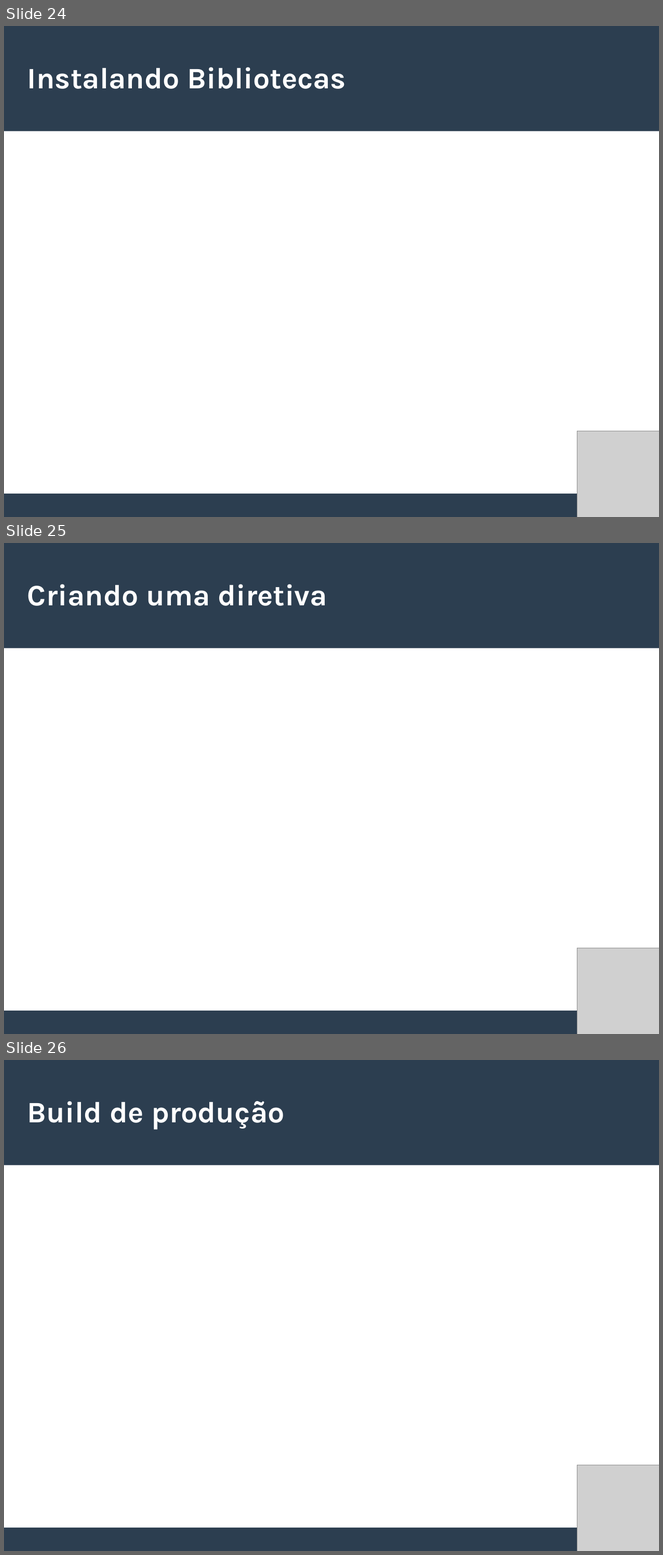
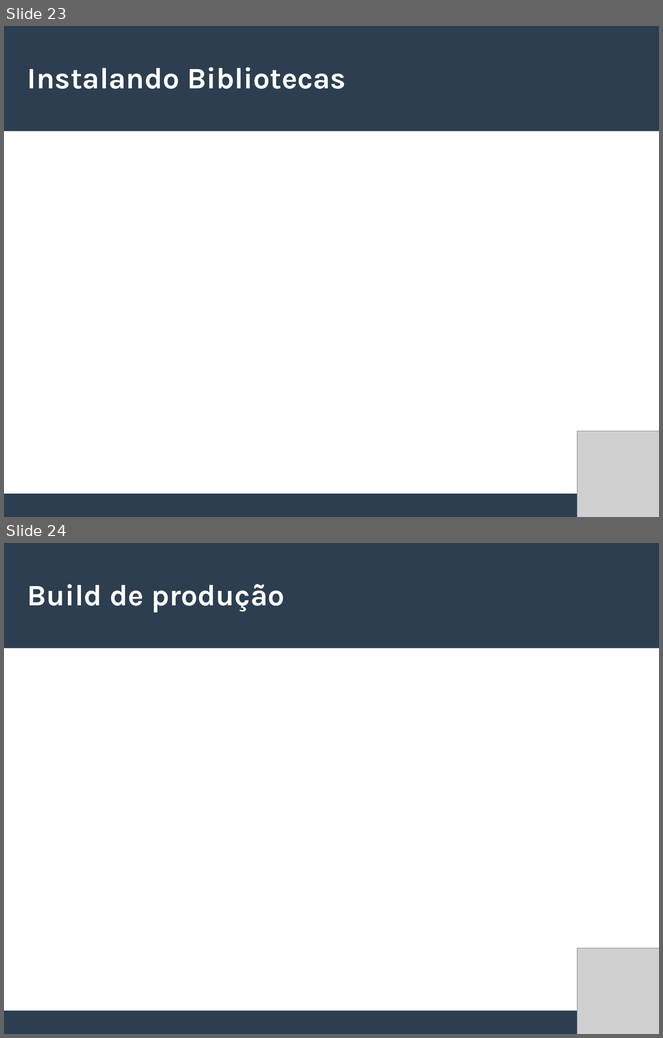
Before and after one commit to willianmarquesfreire/AulasAngular2, a slide deck: Slides.odp. Shown one above the other, each under a label of ours: slides 24, 25 and 26 before the commit, slides 23 and 24 after it. The pictures are 663x1555 and 663x1038 pixels, drawn with LibreOffice and Linux fonts; fonts in the diff are those of the drawing; grey boxes stand for pictures. Boxes give left, top, right and bottom in pixels: in the first picture for what was removed or moved away, otherwise in the second. Text is boxed around its words. In the diff, an @@ line names an element or a change of style, - is before the commit and + after.

```diff
--- a/Slides.odp
+++ b/Slides.odp
@@ slide 25 removed at <box>4,543,659,1034</box>, background #FFFFFF; not listed: 2 template elements that a slide beside it also shows @@
@@ title removed at <box>27,584,327,606</box> @@
-Criando uma diretiva
@@ picture removed at <box>578,949,659,1034</box> @@
@@ what was slide 24 is now slide 23 @@
@@ what was slide 26 is now slide 24 @@
```
Also in this commit, not shown: 4 slides changed, 1 other slide removed, 7 other files.
